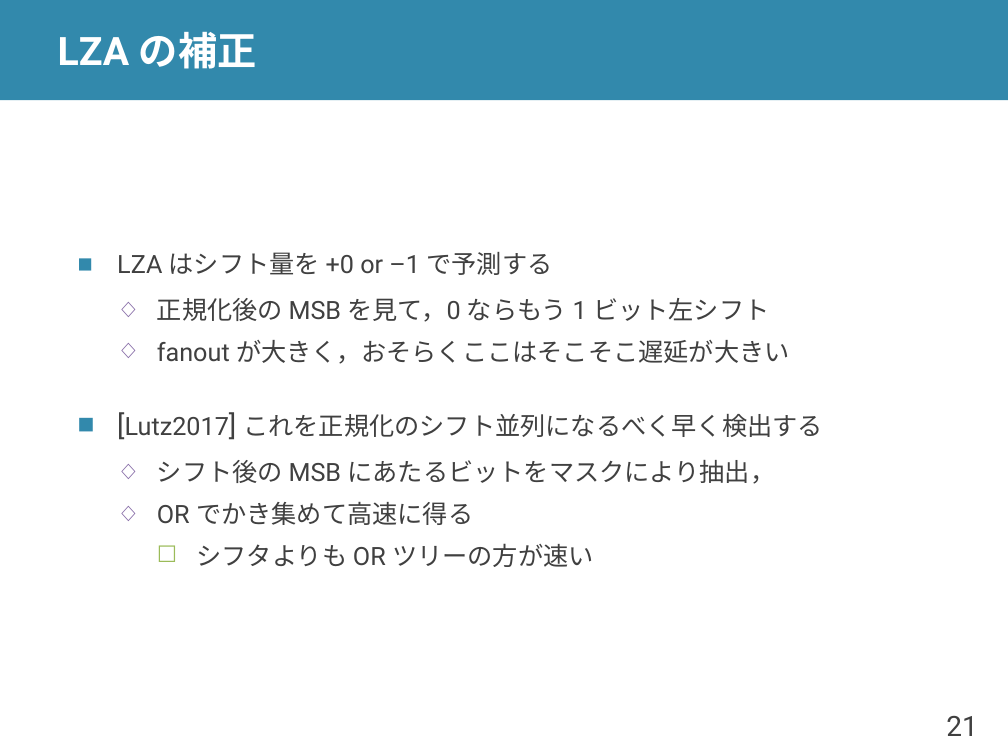
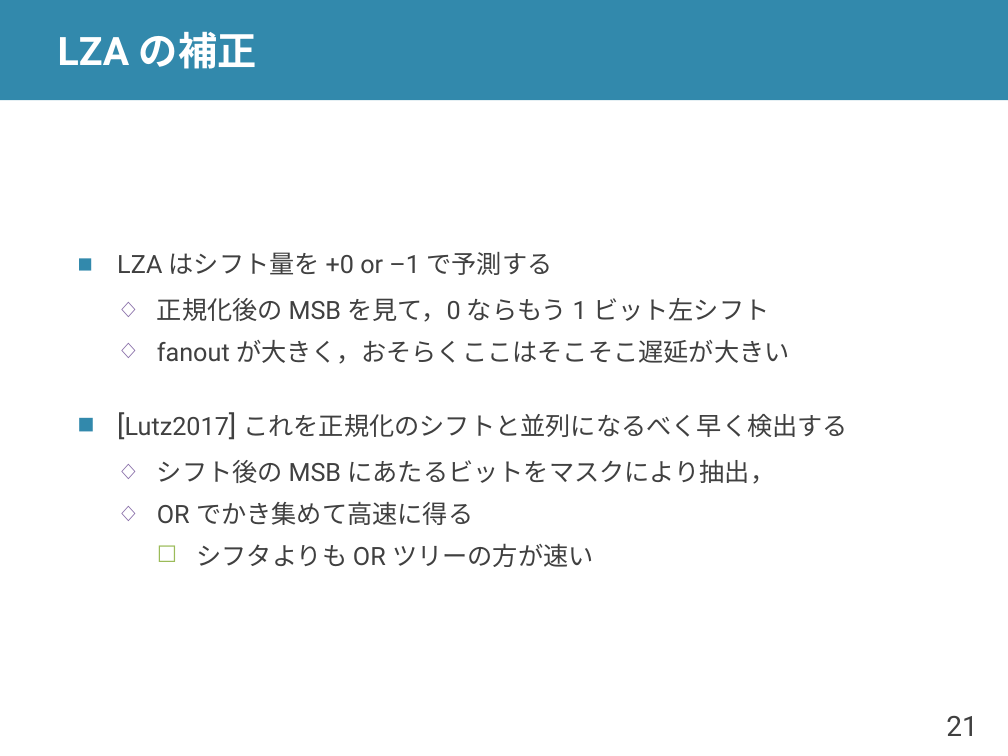
Before and after one commit to shioyadan/advanced-computer-organization, a slide deck: slide 21 of aco-shioya-appendix-fpu.pptx. Drawn at 1008x756 pixels with LibreOffice and Linux fonts; fonts in the diff are those of the drawing. Boxes give left, top, right and bottom in pixels: in the first picture for what was removed or moved away, otherwise in the second. Text is boxed around its words. In the diff, an @@ line names an element or a change of style, - is before the commit and + after.

Commit message:
浮動小数点演算器の高速化の細かいところを修正

```diff
--- a/aco-shioya-appendix-fpu.pptx
+++ b/aco-shioya-appendix-fpu.pptx
@@ text at [125, 414, 848, 437]: text changed @@
-■ [Lutz2017] これを正規化のシフト並列になるべく早く検出する
+■ [Lutz2017] これを正規化のシフトと並列になるべく早く検出する
```
Also in this commit, not shown: 10 other slides changed.
